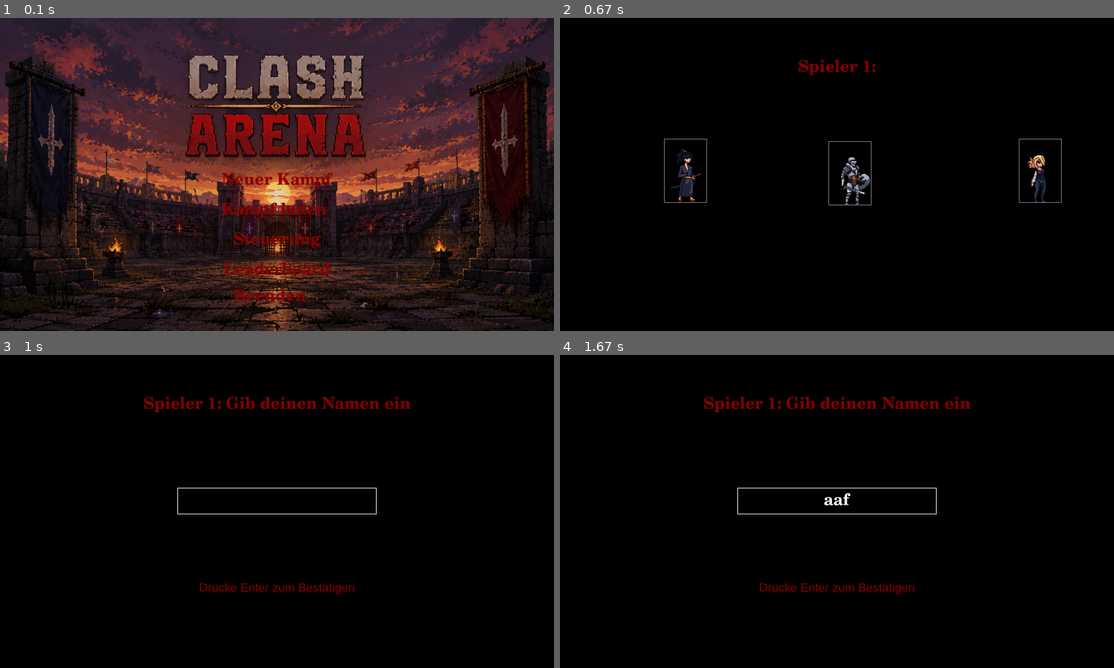
Above: before the commit, frames 1-4 (two rows, left to right).
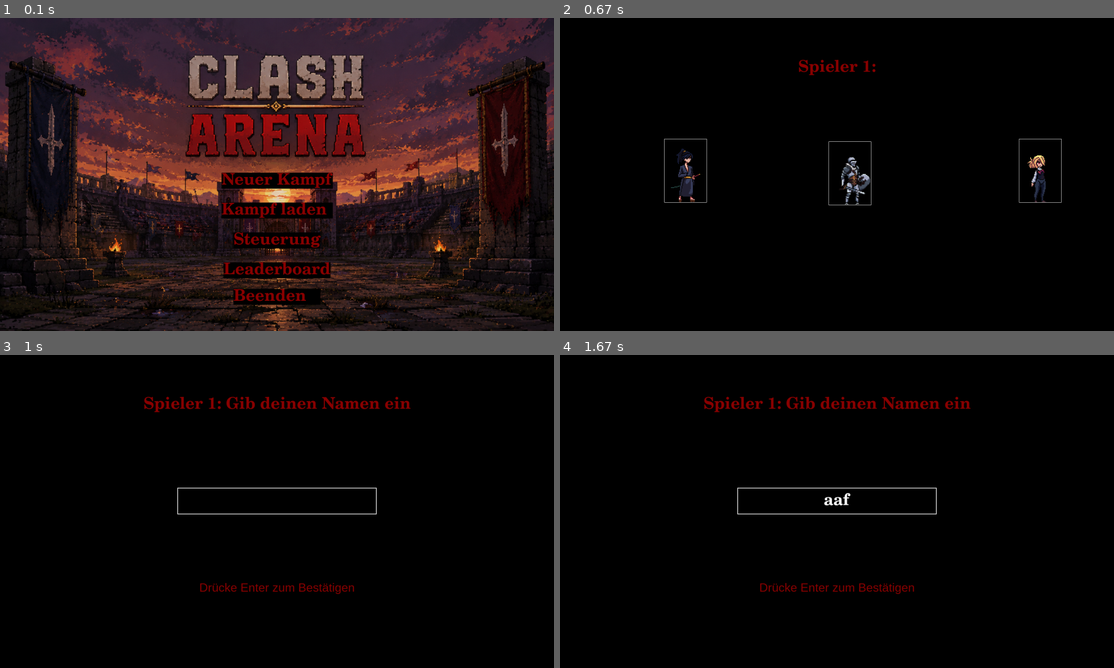
Above: after the commit, the same moments.

Repository: 25-26-1AHIF/pygameproject-clash-arena
Game: pygame game, started from clash_arena/src/main.py
Two runs of this game, one before a commit and one after it. Both use one fixed random seed, a clock stepped at 60 frames per second and the inputs below.
Inputs (mouse positions are in pixels of both pictures, inside the frame that each line leads up to):
- Up to frame 1 (0.1 s): no input
- Up to frame 2 (0.67 s): click (837, 174) at 0.38 s
- Up to frame 3 (1 s): click (127, 508) at 0.72 s
- Up to frame 4 (1.67 s): hold A 1-1.53 s; hold A from 1.57 s (still down); tap F at 1.63 s

The runs differ from the first frame. In frame 1, 3.2% of the frame differs, in the area x 40-61%, y 49-92%; in frame 2, nothing differs; in frame 3, nothing differs; in frame 4, nothing differs.

Commit message:
Animation vom Ninjastern hinzugefügt

Diff:
--- a/clash_arena/src/characters/knight.py
+++ b/clash_arena/src/characters/knight.py
@@ -418,35 +418,36 @@
         self.inputs()
         self.punch()
 
-        if self.animation_playing == "walking right":
+
+        if self.punch_dict['thrown'] == True and self.last_direction == "right":
+            self.punch_right_animation.draw(self.screen, self.xpos, self.ypos, frame_counter=self.frame_counter)
+
+        elif self.punch_dict['thrown'] == True and self.last_direction == "left":
+            self.punch_left_animation.draw(self.screen, self.xpos, self.ypos, frame_counter=self.frame_counter)
+
+        elif self.blocking == True and self.last_direction == "right":
+            self.block_right_animation.draw(self.screen, self.xpos, self.ypos, frame_counter=self.frame_counter)
+
+        elif self.blocking == True and self.last_direction == "left":
+            self.block_left_animation.draw(self.screen, self.xpos, self.ypos, frame_counter=self.frame_counter)
+
+        elif self.jumping == True and self.last_direction == "right":
+            self.jump_right_animation.draw(self.screen, self.xpos, self.ypos, frame_counter=self.frame_counter)
+
+        elif self.jumping == True and self.last_direction == "left":
+            self.jump_left_animation.draw(self.screen, self.xpos, self.ypos, frame_counter=self.frame_counter)
+
+        elif self.special_dict['used'] == True and self.last_direction == "right":
+            self.special_right_animation.draw(self.screen, self.xpos, self.ypos, frame_counter=self.frame_counter)
+
+        elif self.special_dict['used'] == True and self.last_direction == "left":
+            self.special_left_animation.draw(self.screen, self.xpos, self.ypos, frame_counter=self.frame_counter)
+
+        elif self.animation_playing == "walking right":
             self.walk_right_animation.draw(self.screen, self.xpos, self.ypos, frame_counter=self.frame_counter)
 
         elif self.animation_playing == "walking left":
             self.walk_left_animation.draw(self.screen, self.xpos, self.ypos, self.frame_counter)
-
-        elif self.punch_dict['thrown'] == True and self.last_direction == "right":
-            self.punch_right_animation.draw(self.screen, self.xpos, self.ypos, frame_counter=self.frame_counter)
-
-        elif self.punch_dict['thrown'] == True and self.last_direction == "left":
-            self.punch_left_animation.draw(self.screen, self.xpos, self.ypos, frame_counter=self.frame_counter)
-
-        elif self.blocking == True and self.last_direction == "right":
-            self.block_right_animation.draw(self.screen, self.xpos, self.ypos, frame_counter=self.frame_counter)
-
-        elif self.blocking == True and self.last_direction == "left":
-            self.block_left_animation.draw(self.screen, self.xpos, self.ypos, frame_counter=self.frame_counter)
-
-        elif self.jumping == True and self.last_direction == "right":
-            self.jump_right_animation.draw(self.screen, self.xpos, self.ypos, frame_counter=self.frame_counter)
-
-        elif self.jumping == True and self.last_direction == "left":
-            self.jump_left_animation.draw(self.screen, self.xpos, self.ypos, frame_counter=self.frame_counter)
-
-        elif self.special_dict['used'] == True and self.last_direction == "right":
-            self.special_right_animation.draw(self.screen, self.xpos, self.ypos, frame_counter=self.frame_counter)
-
-        elif self.special_dict['used'] == True and self.last_direction == "left":
-            self.special_left_animation.draw(self.screen, self.xpos, self.ypos, frame_counter=self.frame_counter)
 
         elif self.animation_playing == "idle" and self.last_direction == "right":
             self.idle_right_animation.draw(self.screen, self.xpos, self.ypos, frame_counter=self.frame_counter)
--- a/clash_arena/src/characters/ninja.py
+++ b/clash_arena/src/characters/ninja.py
@@ -17,7 +17,7 @@
 
         self.xpos += self.speed
 
-        pygame.draw.rect(surface=self.screen, rect=(self.xpos, self.ypos, self.size, self.size), color="yellow")
+        #pygame.draw.rect(surface=self.screen, rect=(self.xpos, self.ypos, self.size, self.size), color="yellow")
 
         if self.xpos <= 0 - self.size:
             special_dict['list'].pop(0)
@@ -135,6 +135,14 @@
                                              image_rect=pygame.Rect(0, 0, 128, 128), animation_speed=4)
         self.special_right_animation.load_spritesheet(2, False)
 
+        self.star_right_animation = Sprite(filepath="assets/ninja/stern_ninja.png", image_count=4,
+                                     image_rect=pygame.Rect(0, 0, 32, 32), animation_speed=8)
+        self.star_right_animation.load_spritesheet(2, False)
+
+        self.star_left_animation = Sprite(filepath="assets/ninja/stern_ninja.png", image_count=4,
+                                           image_rect=pygame.Rect(0, 0, 32, 32), animation_speed=8)
+        self.star_left_animation.load_spritesheet(2, True)
+
 
         self.animation_playing = ""
 
@@ -474,35 +482,39 @@
         rect = self.get_rect()
 
 
-        if self.animation_playing == "walking right":
+
+        if self.punch_dict['thrown'] == True and self.last_direction == "right":
+            self.punch_right_animation.draw(self.screen, self.xpos, self.ypos, frame_counter=self.frame_counter)
+
+        elif self.punch_dict['thrown'] == True and self.last_direction == "left":
+            self.punch_left_animation.draw(self.screen, self.xpos, self.ypos, frame_counter=self.frame_counter)
+
+        elif self.blocking == True and self.last_direction == "right":
+            self.block_right_animation.draw(self.screen, self.xpos, self.ypos, frame_counter=self.frame_counter)
+
+        elif self.blocking == True and self.last_direction == "left":
+            self.block_left_animation.draw(self.screen, self.xpos, self.ypos, frame_counter=self.frame_counter)
+
+        elif self.jumping == True and self.last_direction == "right":
+            self.jump_right_animation.draw(self.screen, self.xpos, self.ypos, frame_counter=self.frame_counter)
+
+        elif self.jumping == True and self.last_direction == "left":
+            self.jump_left_animation.draw(self.screen, self.xpos, self.ypos, frame_counter=self.frame_counter)
+
+        elif self.special_dict['used'] == True and self.last_direction == "right":
+            self.special_right_animation.draw(self.screen, self.xpos, self.ypos, frame_counter=self.frame_counter)
+            self.star_right_animation.draw(self.screen, self.special_dict['list'][0].xpos, self.special_dict['list'][0].ypos, self.frame_counter)
+
+        elif self.special_dict['used'] == True and self.last_direction == "left":
+            self.special_left_animation.draw(self.screen, self.xpos, self.ypos, frame_counter=self.frame_counter)
+            self.star_left_animation.draw(self.screen, self.special_dict['list'][0].xpos, self.special_dict['list'][0].ypos, self.frame_counter)
+
+        elif self.animation_playing == "walking right":
             self.walk_right_animation.draw(self.screen, self.xpos, self.ypos, frame_counter=self.frame_counter)
 
         elif self.animation_playing == "walking left":
             self.walk_left_animation.draw(self.screen, self.xpos, self.ypos, self.frame_counter)
 
-        elif self.punch_dict['thrown'] == True and self.last_direction == "right":
-            self.punch_right_animation.draw(self.screen, self.xpos, self.ypos, frame_counter=self.frame_counter)
-
-        elif self.punch_dict['thrown'] == True and self.last_direction == "left":
-            self.punch_left_animation.draw(self.screen, self.xpos, self.ypos, frame_counter=self.frame_counter)
-
-        elif self.blocking == True and self.last_direction == "right":
-            self.block_right_animation.draw(self.screen, self.xpos, self.ypos, frame_counter=self.frame_counter)
-
-        elif self.blocking == True and self.last_direction == "left":
-            self.block_left_animation.draw(self.screen, self.xpos, self.ypos, frame_counter=self.frame_counter)
-
-        elif self.jumping == True and self.last_direction == "right":
-            self.jump_right_animation.draw(self.screen, self.xpos, self.ypos, frame_counter=self.frame_counter)
-
-        elif self.jumping == True and self.last_direction == "left":
-            self.jump_left_animation.draw(self.screen, self.xpos, self.ypos, frame_counter=self.frame_counter)
-
-        elif self.special_dict['used'] == True and self.last_direction == "right":
-            self.special_right_animation.draw(self.screen, self.xpos, self.ypos, frame_counter=self.frame_counter)
-
-        elif self.special_dict['used'] == True and self.last_direction == "left":
-            self.special_left_animation.draw(self.screen, self.xpos, self.ypos, frame_counter=self.frame_counter)
 
         elif self.animation_playing == "idle" and self.last_direction == "right":
             self.idle_right_animation.draw(self.screen, self.xpos, self.ypos, frame_counter=self.frame_counter)
--- a/clash_arena/src/characters/vampire.py
+++ b/clash_arena/src/characters/vampire.py
@@ -426,35 +426,35 @@
         self.punch()
         rect = self.get_rect()
 
-        if self.animation_playing == "walking right":
+        if self.punch_dict['thrown'] == True and self.last_direction == "right":
+            self.punch_right_animation.draw(self.screen, self.xpos, self.ypos, frame_counter=self.frame_counter)
+
+        elif self.punch_dict['thrown'] == True and self.last_direction == "left":
+            self.punch_left_animation.draw(self.screen, self.xpos, self.ypos, frame_counter=self.frame_counter)
+
+        elif self.blocking == True and self.last_direction == "right":
+            self.block_right_animation.draw(self.screen, self.xpos, self.ypos, frame_counter=self.frame_counter)
+
+        elif self.blocking == True and self.last_direction == "left":
+            self.block_left_animation.draw(self.screen, self.xpos, self.ypos, frame_counter=self.frame_counter)
+
+        elif self.jumping == True and self.last_direction == "right":
+            self.jump_right_animation.draw(self.screen, self.xpos, self.ypos, frame_counter=self.frame_counter)
+
+        elif self.jumping == True and self.last_direction == "left":
+            self.jump_left_animation.draw(self.screen, self.xpos, self.ypos, frame_counter=self.frame_counter)
+
+        elif self.special_dict['used'] == True and self.last_direction == "right":
+            self.special_right_animation.draw(self.screen, self.xpos, self.ypos, frame_counter=self.frame_counter)
+
+        elif self.special_dict['used'] == True and self.last_direction == "left":
+            self.special_left_animation.draw(self.screen, self.xpos, self.ypos, frame_counter=self.frame_counter)
+
+        elif self.animation_playing == "walking right":
             self.walk_right_animation.draw(self.screen, self.xpos, self.ypos, frame_counter=self.frame_counter)
 
         elif self.animation_playing == "walking left":
             self.walk_left_animation.draw(self.screen, self.xpos, self.ypos, self.frame_counter)
-
-        elif self.punch_dict['thrown'] == True and self.last_direction == "right":
-            self.punch_right_animation.draw(self.screen, self.xpos, self.ypos, frame_counter=self.frame_counter)
-
-        elif self.punch_dict['thrown'] == True and self.last_direction == "left":
-            self.punch_left_animation.draw(self.screen, self.xpos, self.ypos, frame_counter=self.frame_counter)
-
-        elif self.blocking == True and self.last_direction == "right":
-            self.block_right_animation.draw(self.screen, self.xpos, self.ypos, frame_counter=self.frame_counter)
-
-        elif self.blocking == True and self.last_direction == "left":
-            self.block_left_animation.draw(self.screen, self.xpos, self.ypos, frame_counter=self.frame_counter)
-
-        elif self.jumping == True and self.last_direction == "right":
-            self.jump_right_animation.draw(self.screen, self.xpos, self.ypos, frame_counter=self.frame_counter)
-
-        elif self.jumping == True and self.last_direction == "left":
-            self.jump_left_animation.draw(self.screen, self.xpos, self.ypos, frame_counter=self.frame_counter)
-
-        elif self.special_dict['used'] == True and self.last_direction == "right":
-            self.special_right_animation.draw(self.screen, self.xpos, self.ypos, frame_counter=self.frame_counter)
-
-        elif self.special_dict['used'] == True and self.last_direction == "left":
-            self.special_left_animation.draw(self.screen, self.xpos, self.ypos, frame_counter=self.frame_counter)
 
         elif self.animation_playing == "idle" and self.last_direction == "right":
             self.idle_right_animation.draw(self.screen, self.xpos, self.ypos, frame_counter=self.frame_counter)
--- a/clash_arena/src/main.py
+++ b/clash_arena/src/main.py
@@ -102,7 +102,6 @@
         screens.error_message("Hinweis: Leaderboard konnte nicht geladen werden")
 
         leaderboard: dict = {}
-
         with open("leaderboard.json", "w") as fp:
             json.dump(leaderboard, fp)
 
@@ -245,9 +244,7 @@
     FPS = SV.FPS
     clock = pygame.time.Clock()
     screen = pygame.display.set_mode((SV.width, SV.height))
-
     screens = Screens(FPS, screen, clock, SV.width, SV.height, SV)
 
     main(screens, screen, SV, clock, FPS)
-
     pygame.quit()
--- a/clash_arena/src/screens/screens.py
+++ b/clash_arena/src/screens/screens.py
@@ -185,18 +185,19 @@
         beenden_text = self.SV.FONT_MIDDLE.render("Beenden", True, "dark red")
         beenden_rect = steuerung_text.get_rect(center=(self.screenwidth / 2, 840))
 
-        #pygame.draw.rect(surface=self.screen, rect=neuer_kampf_rect, color="black")
+        pygame.draw.rect(surface=self.screen, rect=neuer_kampf_rect, color="black")
         self.screen.blit(source=neuer_kampf_text, dest=neuer_kampf_rect)
 
-        #pygame.draw.rect(surface=self.screen, rect=kampf_laden_rect, color="black")
+        pygame.draw.rect(surface=self.screen, rect=kampf_laden_rect, color="black")
         self.screen.blit(source=kampf_laden_text, dest=kampf_laden_rect)
 
-        #pygame.draw.rect(surface=self.screen, rect=steuerung_rect, color="black")
+        pygame.draw.rect(surface=self.screen, rect=steuerung_rect, color="black")
         self.screen.blit(source=steuerung_text, dest=steuerung_rect)
 
-        #pygame.draw.rect(surface=self.screen, rect=beenden_rect, color="black")
+        pygame.draw.rect(surface=self.screen, rect=beenden_rect, color="black")
         self.screen.blit(source=beenden_text, dest=beenden_rect)
 
+        pygame.draw.rect(surface=self.screen, rect=highscore_rect, color="black")
         self.screen.blit(source=highscore_text, dest=highscore_rect)
 
     def todo(self) -> str:
@@ -510,9 +511,7 @@
                     pygame.draw.rect(surface=self.screen, rect=zurueck_text_rect, color="black")
                     self.screen.blit(source=zurueck_text, dest=zurueck_text_rect)
 
-
                     pygame.display.update()
-
 
     def pausemenu(self, player_1, player_2, background):
 
@@ -982,14 +981,15 @@
 
                     if highscore_rect.collidepoint(event.pos):
                         print("Highscores gedrückt")
-                        #try:
-                        with open("leaderboard.json", "r") as fp:
-                            leaderboard = json.load(fp)
-
-                        self.highscores(leaderboard)
-
-                        #except:
-                            #self.error_message("Fehler: Leaderboard konnte nicht geladen werden")
+
+                        try:
+                            with open("leaderboard.json", "r") as fp:
+                                leaderboard = json.load(fp)
+
+                            self.highscores(leaderboard)
+
+                        except:
+                            self.error_message("Fehler: Leaderboard konnte nicht geladen werden")
 
                 if event.type == pygame.MOUSEBUTTONDOWN:
                     # klickposition = event.pos (x, y)
@@ -998,7 +998,6 @@
                         return "beenden"
 
             self.screen.fill("white")
-
             self.screen.blit(hintergrund, (0, 0))
 
             self.draw_menu()
Binary file added: clash_arena/src/assets/ninja/stern_ninja.png
